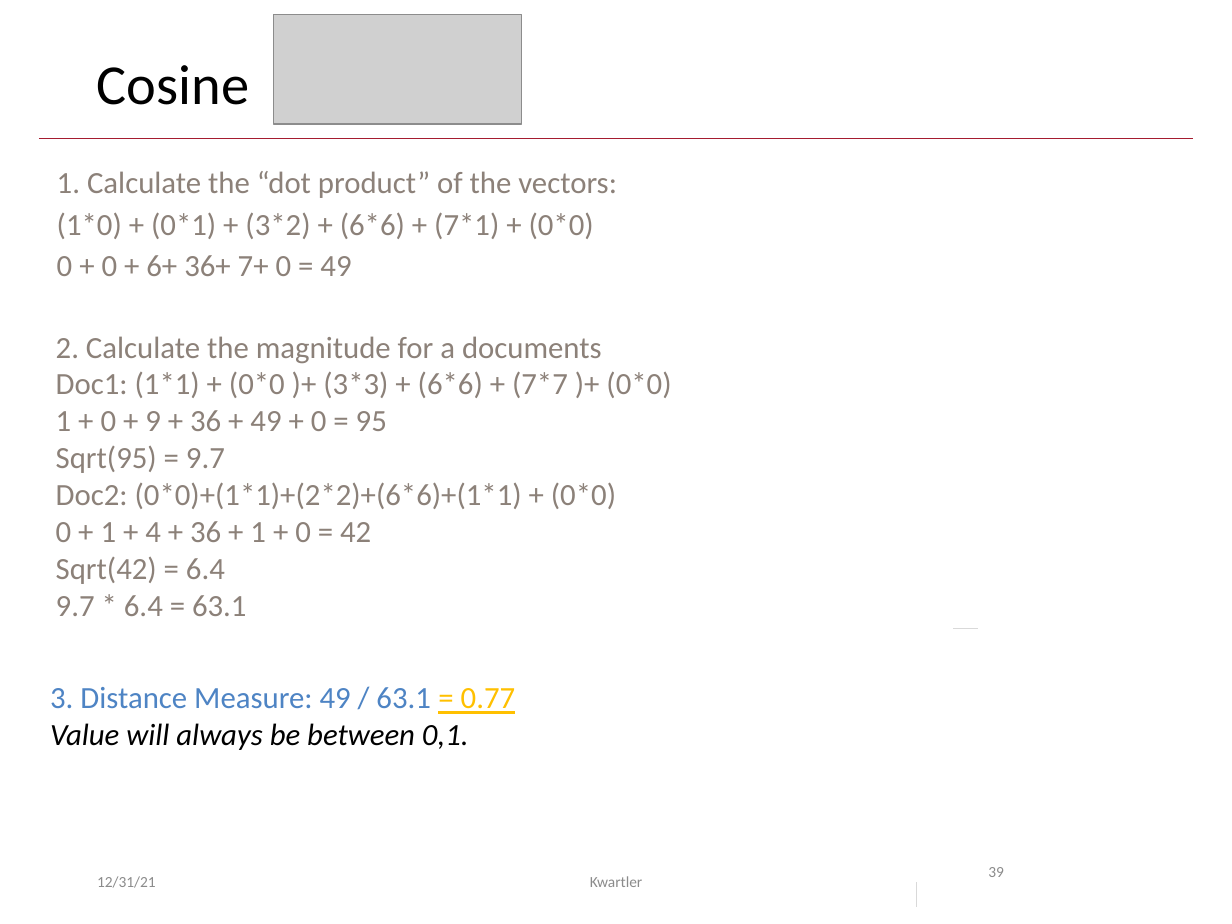
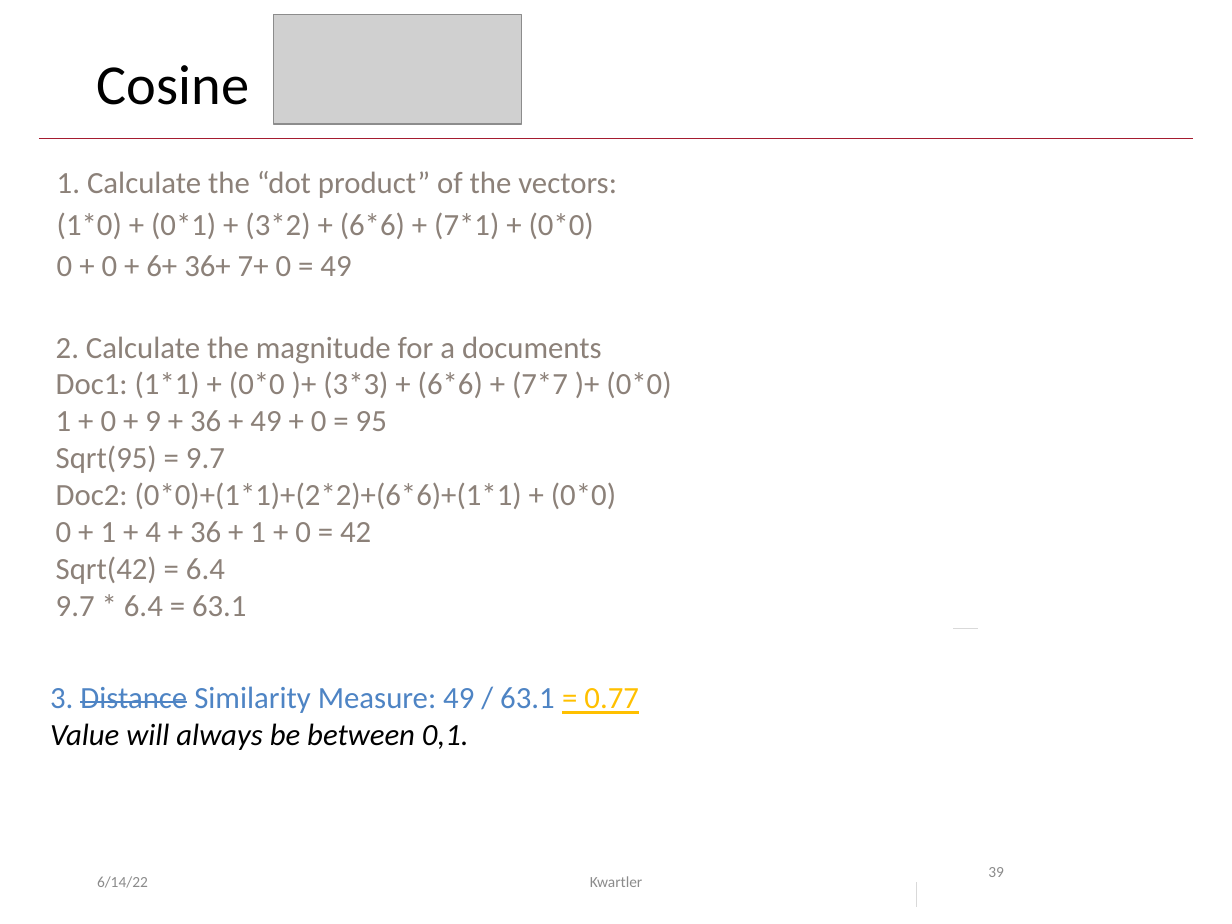
Before and after one commit to kwartler/GSERM_Text_Remote_student, a slide deck: slide 39 of student_lessons/C_Sentiment_Unsupervised/Day3_liveB_ClusteringReview.pptx. Drawn at 1232x924 pixels with LibreOffice and Linux fonts; fonts in the diff are those of the drawing; grey boxes stand for pictures; background and template pictures are left out. Boxes give left, top, right and bottom in pixels: in the first picture for what was removed or moved away, otherwise in the second. Text is boxed around its words. In the diff, an @@ line names an element or a change of style, - is before the commit and + after.

```diff
--- a/student_lessons/C_Sentiment_Unsupervised/Day3_liveB_ClusteringReview.pptx
+++ b/student_lessons/C_Sentiment_Unsupervised/Day3_liveB_ClusteringReview.pptx
@@ text at (50, 686, 639, 714): text changed @@
-3. Distance Measure: 49 / 63.1 = 0.77
+3. Distance Similarity Measure: 49 / 63.1 = 0.77
@@ text at (97, 876, 148, 888): text changed @@
-12/31/21
+6/14/22
```
Also in this commit, not shown: 44 other slides changed, 14 other files.
